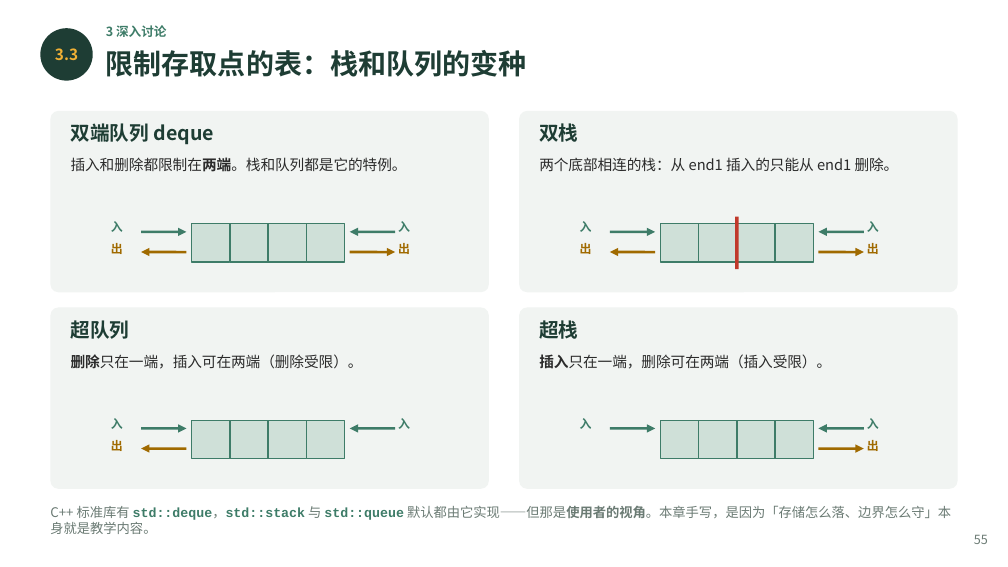
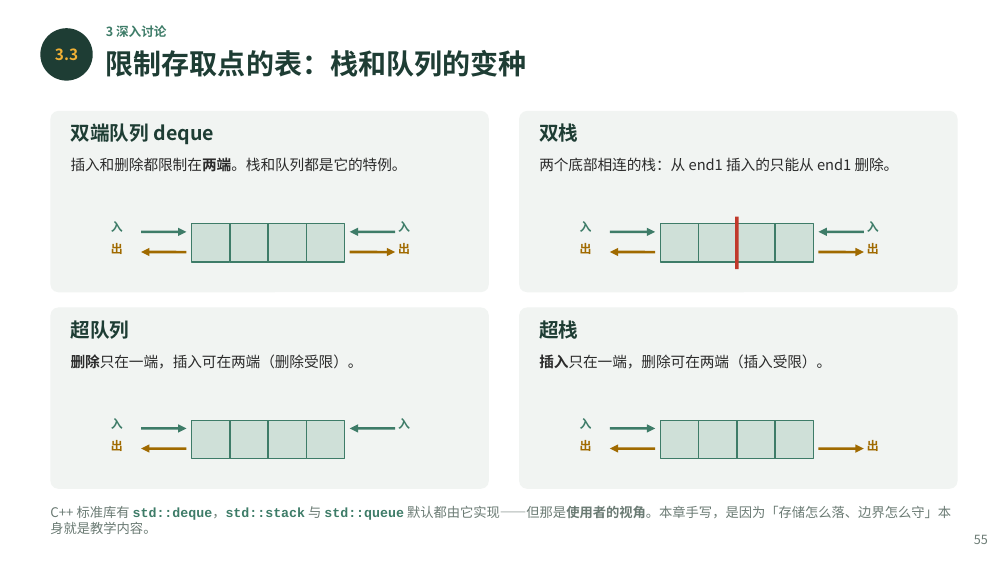
Before and after one commit to GMyhf/2026fall-cs201, a slide deck: slide 55 of courseware/202609_DSA_03_Stack_Queue.pptx. Drawn at 1008x567 pixels with LibreOffice and Linux fonts; fonts in the diff are those of the drawing. Boxes give left, top, right and bottom in pixels: in the first picture for what was removed or moved away, otherwise in the second. Text is boxed around its words. In the diff, an @@ line names an element or a change of style, - is before the commit and + after.

```diff
--- a/courseware/202609_DSA_03_Stack_Queue.pptx
+++ b/courseware/202609_DSA_03_Stack_Queue.pptx
@@ text removed at <box>867,418,879,429</box> @@
-入
@@ text added at <box>580,440,592,451</box>, 8.5 pt, text #A06A00, bold @@
+出
@@ arrow moved from (818, 428) - (864, 428) to (610, 449) - (655, 449) @@
@@ arrow (610, 449) - (655, 449): stroke #3E7C68 1.8 pt to #A06A00 1.8 pt @@
```
Also in this commit, not shown: 1 other file.
